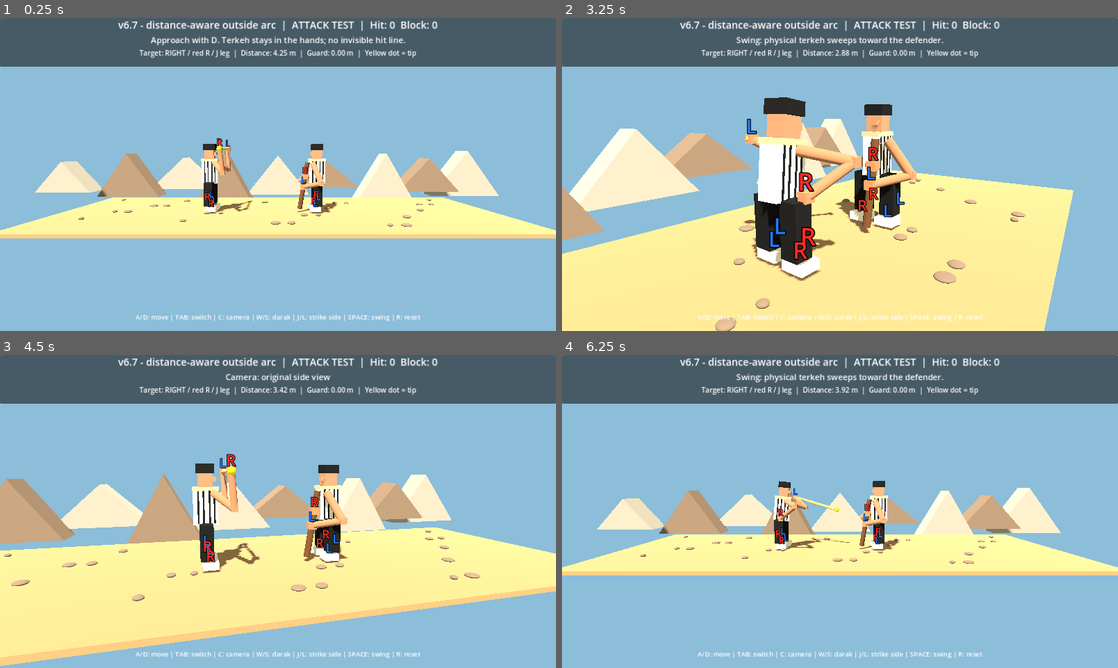
Above: before the commit, frames 1-4 (two rows, left to right).
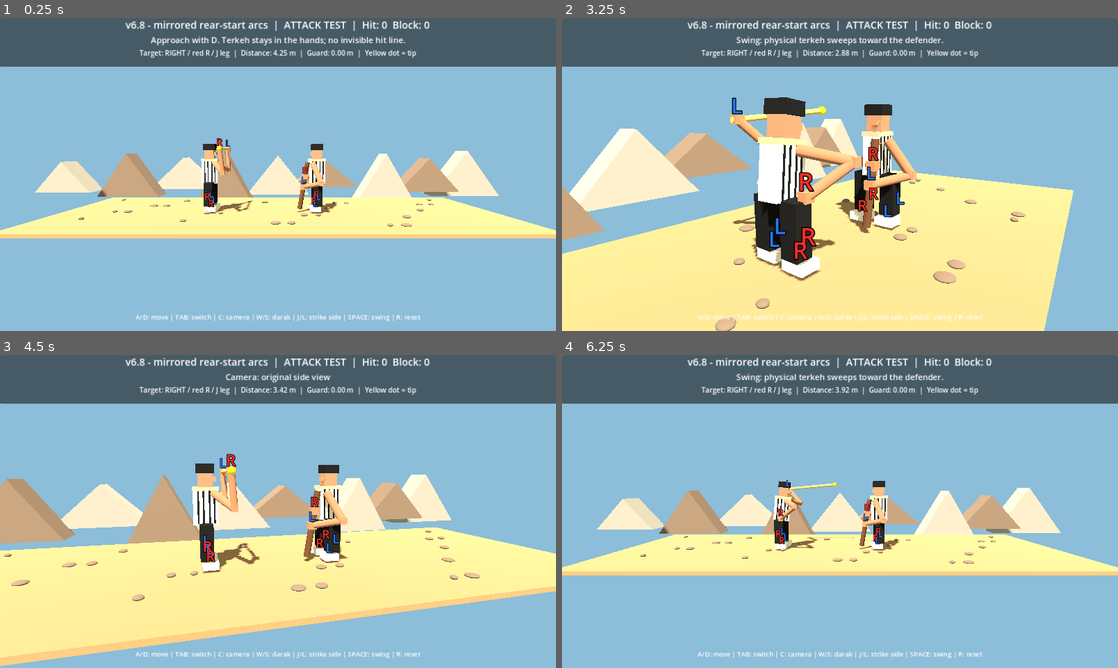
Above: after the commit, the same moments.

Repository: vahidainima-prog/tarke-darak-game
Game: Godot game, scene res://main.tscn
Same seed, same stepped clock (60 frames per second), same inputs: the game is played once before the commit and once after it.
Inputs:
- Up to frame 1 (0.25 s): no input
- Up to frame 2 (3.25 s): tap Enter at 0.5 s; hold D 0.53-1.28 s; tap C at 0.6 s; tap Space at 0.77, 1.52, 3.02 s; hold S 1.28-2.03 s; tap Tab at 1.35 s; hold D 2.03-2.78 s; tap R at 2.1 s; hold W from 2.78 s (still down); tap J at 2.85 s
- Up to frame 3 (4.5 s): release W at 3.53 s; hold A from 3.53 s (still down); tap L at 3.6 s; tap Space at 3.77 s; tap C at 4.35 s
- Up to frame 4 (6.25 s): tap Space at 4.52, 6.02 s; release A at 5.03 s; hold S 5.03-5.78 s; tap Tab at 5.1 s; hold D from 5.78 s (still down); tap R at 5.85 s

The runs differ from the first frame. In frame 1, 0.9% of the frame differs, in the area x 21-79%, y 0-5%; in frame 2, 1.4%, in the area x 21-79%, y 0-66%; in frame 3, 0.9%; in frame 4, 1.2%.

Commit message:
Add mirrored rear-side windup for right and left semicircular staff swings

Diff:
--- a/tarke_darak_godot_v2/main.gd
+++ b/tarke_darak_godot_v2/main.gd
@@ -2,7 +2,7 @@
 
 # Godot 4.x — visual mechanics test. Side camera looks along -Z.
 # Feint depth: negative Z is BEHIND the attacker; positive Z is IN FRONT.
-const BUILD_LABEL := "v6.7 - distance-aware outside arc"
+const BUILD_LABEL := "v6.8 - mirrored rear-start arcs"
 const DEF_X := 1.55
 const MIN_X := -4.7
 const MAX_X := 0.35
@@ -386,8 +386,10 @@
 	# This avoids cutting through the middle of the defender on the way down.
 	var gap := defender_x - attack_x
 	var close_factor := 1.0 - smoothstep(1.20, 2.90, gap)
-	var waypoint_butt := Vector3(attack_x + 0.24, 1.85 + 0.25 * close_factor, side * 1.30)
-	var waypoint_direction := Vector3(1.42, -0.38, -side * 0.12).normalized()
+	var waypoint_butt := Vector3(attack_x - 0.18, 2.28, side * 1.22)
+	# Rear windup on the driving-hand side: RIGHT arcs on +Z,
+	# LEFT arcs on -Z. The staff never switches hands.
+	var waypoint_direction := Vector3(1.28, 0.12, side * 0.34).normalized()
 	var waypoint_tip := waypoint_butt + waypoint_direction * STICK_LENGTH
 	# Final: rear hand remains on the attacker's side; tip approaches
 	# the OUTSIDE of the labeled leg rather than crossing the belly.
@@ -411,8 +413,8 @@
 		# Quadratic Bezier arc: sweep around the OUTSIDE first, then inward
 		# toward the outer face of the selected leg (never across the torso).
 		var u := follow_through
-		var outer_butt := Vector3(attack_x + 0.25, 1.43 + 0.42 * close_factor, side * 1.52)
-		var outer_tip := Vector3(minf(attack_x + 2.02, defender_x - 0.18), 1.23 + 0.35 * close_factor, side * 1.75)
+		var outer_butt := Vector3(attack_x - 0.06, 2.12 + 0.10 * close_factor, side * 1.62)
+		var outer_tip := Vector3(minf(attack_x + 1.55, defender_x - 0.18), 1.78 + 0.15 * close_factor, side * 1.90)
 		butt = waypoint_butt * ((1.0 - u) * (1.0 - u)) + outer_butt * (2.0 * (1.0 - u) * u) + final_butt * (u * u)
 		tip = waypoint_tip * ((1.0 - u) * (1.0 - u)) + outer_tip * (2.0 * (1.0 - u) * u) + final_tip * (u * u)
 	# Rebuild a constant-length staff from the driving-hand end.
